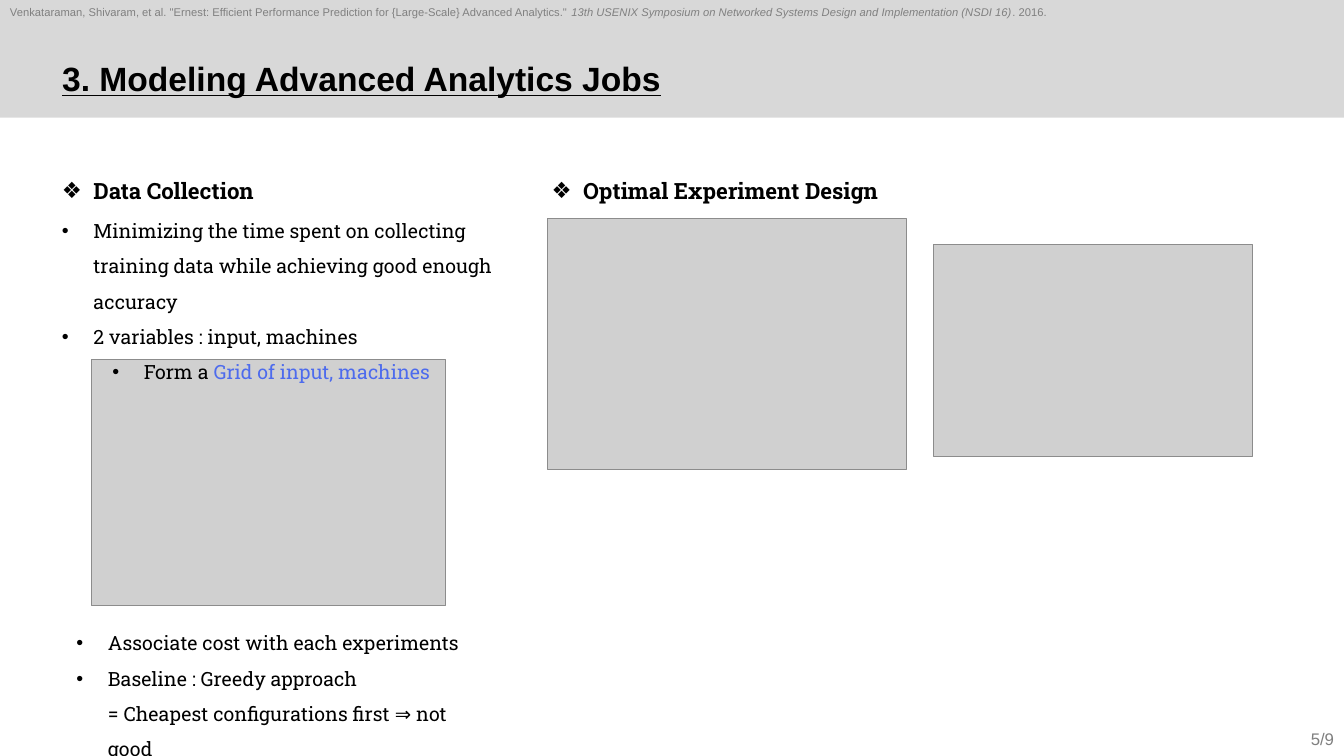
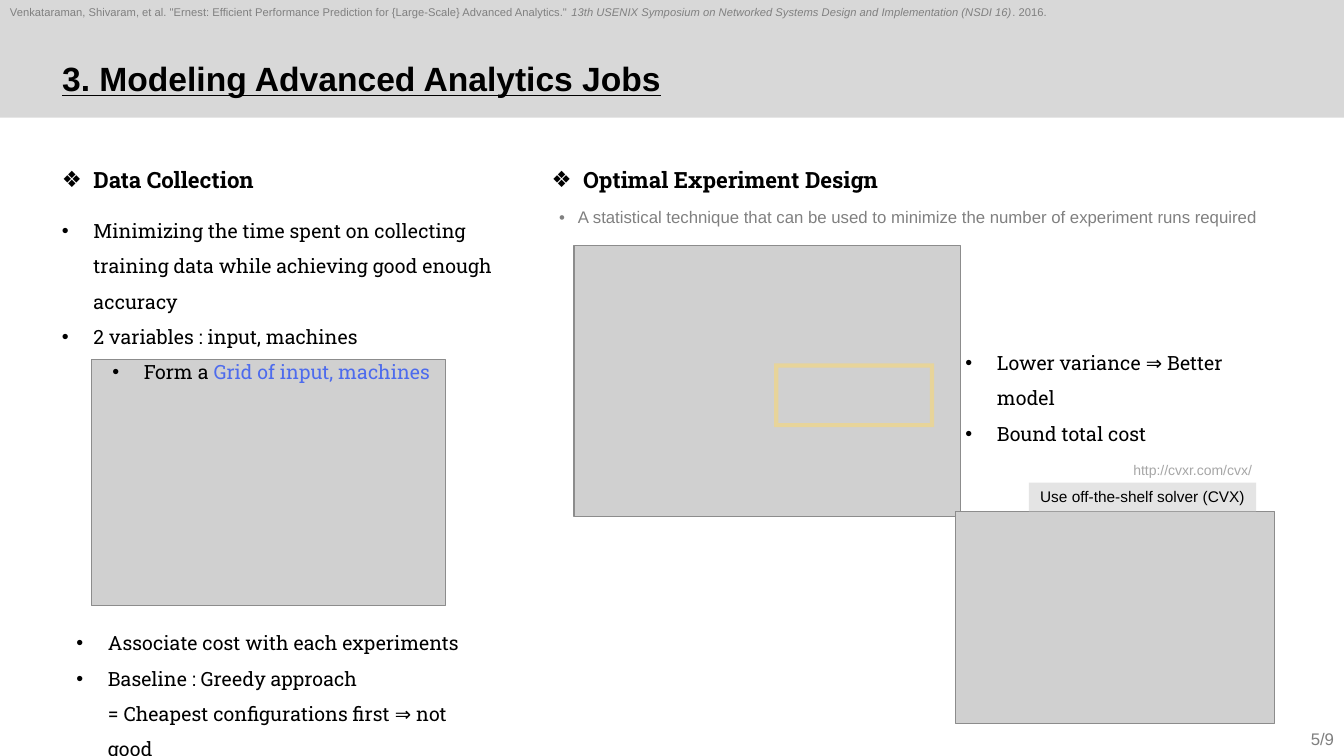
Before and after one commit to sohee98/2022-2nd-Course, a slide deck: slide 5 of Cloud Computing/Paper review/3. Ernest/22.11.22_Ernest_SoheeKim.pptx. Drawn at 1344x756 pixels with LibreOffice and Linux fonts; fonts in the diff are those of the drawing; grey boxes stand for pictures. Boxes give left, top, right and bottom in pixels: in the first picture for what was removed or moved away, otherwise in the second. Text is boxed around its words. In the diff, an @@ line names an element or a change of style, - is before the commit and + after.

```diff
--- a/Cloud Computing/Paper review/3. Ernest/22.11.22_Ernest_SoheeKim.pptx
+++ b/Cloud Computing/Paper review/3. Ernest/22.11.22_Ernest_SoheeKim.pptx
@@ text "Data Collection": place and size @@
-text "Data Collection" at box(93, 182, 254, 200)
+text "Data Collection" at box(93, 171, 254, 189)
@@ text "Optimal Experiment Design": place and size @@
-text "Optimal Experiment Design" at box(583, 182, 878, 204)
+text "Optimal Experiment Design" at box(583, 171, 878, 193)
@@ text added at box(578, 211, 1257, 227), 12 pt, text #808080 @@
+• A statistical technique that can be used to minimize the number of experiment runs required
@@ picture: place and size @@
-picture at box(547, 219, 906, 470)
+picture at box(574, 246, 961, 516)
@@ text added at box(997, 355, 1222, 441), 14 pt, text #000000 @@
+• Lower variance ⇒ Better model
+• Bound total cost
@@ rectangle added at box(776, 366, 933, 425), outline #FFD966 3 pt @@
@@ text added at box(1133, 465, 1252, 478), 10 pt, text #A6A6A6 @@
+http://cvxr.com/cvx/
@@ rectangle added at box(1029, 483, 1256, 512), fill #D9D9D9 at 70% opacity, 11 pt, text #000000 @@
+Use off-the-shelf solver (CVX)
@@ picture: place and size @@
-picture at box(934, 245, 1252, 457)
+picture at box(956, 511, 1274, 723)
```
Also in this commit, not shown: 2 slides added, 2 slides removed, 2 other files.
